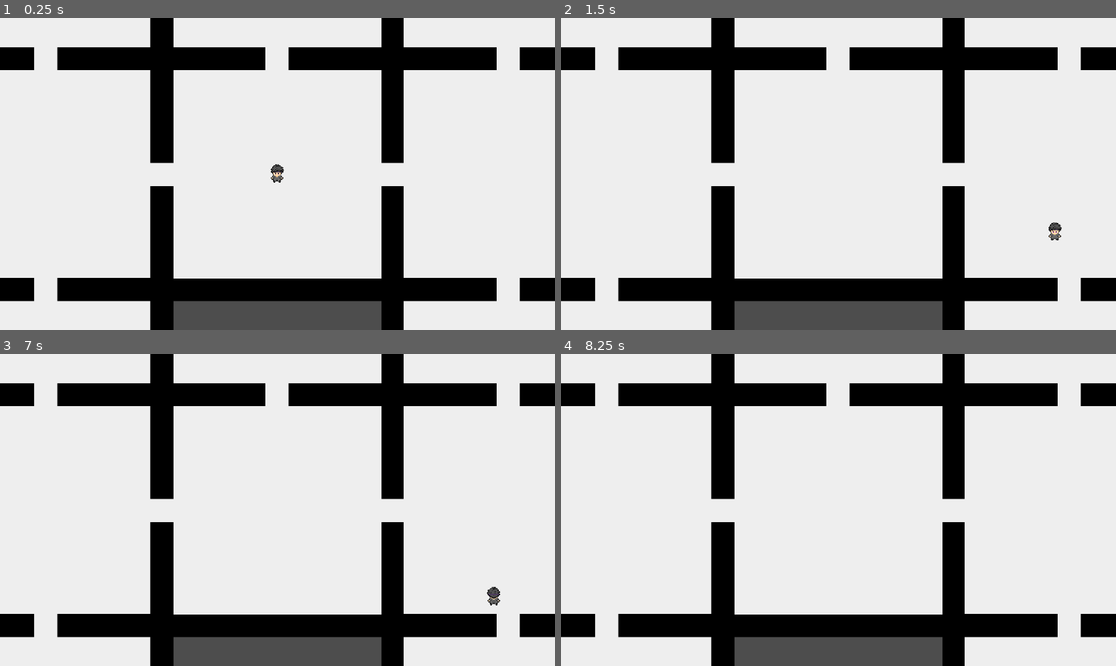
Above: before the commit, frames 1-4 (two rows, left to right).
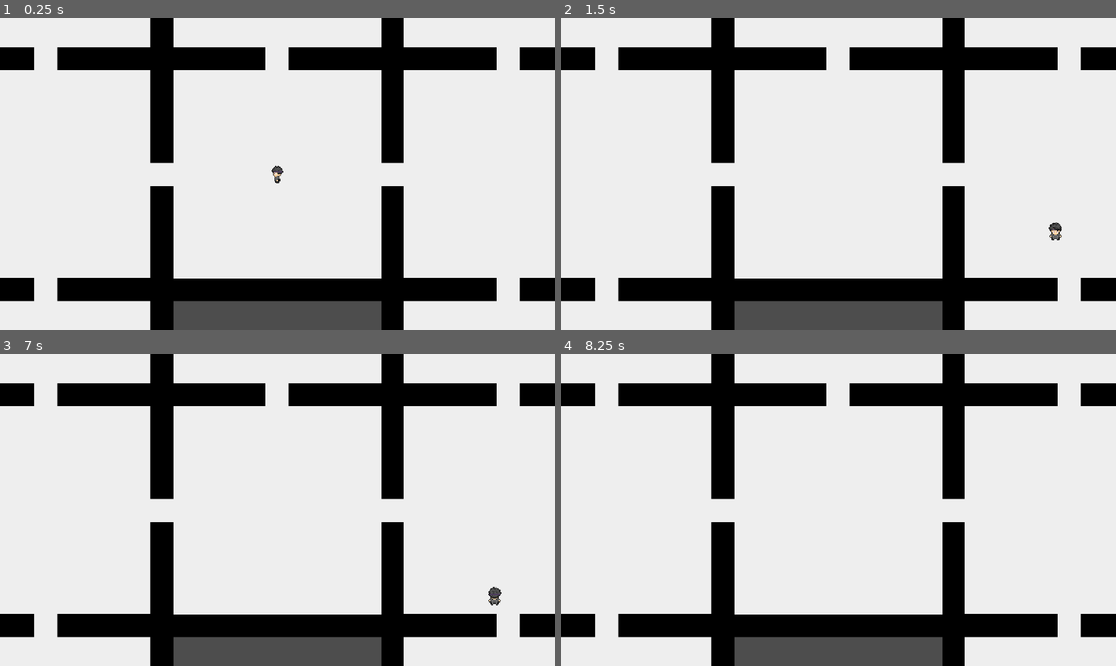
Above: after the commit, the same moments.

Repository: ruibli/Symphony-of-Sin
Game: Godot game, scene res://assets/levels/Dungeon Tester.tscn
The game is run twice, just before and just after one commit, with the same random seed, the same clock (stepped at 60 frames per second) and the same inputs.
Inputs:
- Up to frame 1 (0.25 s): no input
- Up to frame 2 (1.5 s): tap Enter at 0.5 s; hold D (move_right) 0.53-1.28 s; hold S (move_down) from 1.28 s (still down)
- Up to frame 3 (7 s): release S (move_down) at 2.03 s; hold D (move_right) 2.03-2.78 s; tap Space at 2.75, 4.25 s; hold W (move_up) 2.78-3.53 s; tap Enter at 3.5, 6.5 s; hold A (move_left) 3.53-5.03 s; hold S (move_down) 5.03-5.78 s; hold D (move_right) 5.78-6.53 s; hold W (move_up) from 6.53 s (still down)
- Up to frame 4 (8.25 s): release W (move_up) at 7.28 s; hold D (move_right) 7.28-8.03 s; tap Space at 8 s; hold S (move_down) from 8.03 s (still down)

The runs differ from the first frame. In frame 1, less than 0.1% of the frame differs, in the area x 48-52%, y 46-54%; in frame 2, less than 0.1%; in frame 3, less than 0.1%; in frame 4, nothing differs.

Commit message:
Walk right animation

Diff:
--- a/player.gd
+++ b/player.gd
@@ -27,8 +27,10 @@
 
 	if velocity.x < 0:
 		$AnimatedSprite2D.animation = "walk_left"
+		$AnimatedSprite2D.flip_h = false
 	elif velocity.x > 0:
-		$AnimatedSprite2D.animation = "walk_right"
+		$AnimatedSprite2D.animation = "walk_left" # right
+		$AnimatedSprite2D.flip_h = true
 	elif velocity.y < 0:
 		$AnimatedSprite2D.animation = "walk_up"
 	elif velocity.y > 0:
--- a/player.tscn
+++ b/player.tscn
@@ -47,7 +47,19 @@
 "name": &"walk_left",
 "speed": 5.0
 }, {
-"frames": [],
+"frames": [{
+"duration": 1.0,
+"texture": ExtResource("5_pkt82")
+}, {
+"duration": 1.0,
+"texture": ExtResource("7_vwsw2")
+}, {
+"duration": 1.0,
+"texture": ExtResource("5_pkt82")
+}, {
+"duration": 1.0,
+"texture": ExtResource("6_tknmw")
+}],
 "loop": true,
 "name": &"walk_right",
 "speed": 5.0
@@ -79,7 +91,7 @@
 
 [node name="AnimatedSprite2D" type="AnimatedSprite2D" parent="."]
 sprite_frames = SubResource("SpriteFrames_7wltb")
-animation = &"walk_down"
+animation = &"walk_right"
 
 [node name="CollisionShape2D" type="CollisionShape2D" parent="."]
 shape = SubResource("CapsuleShape2D_g5e2g")
